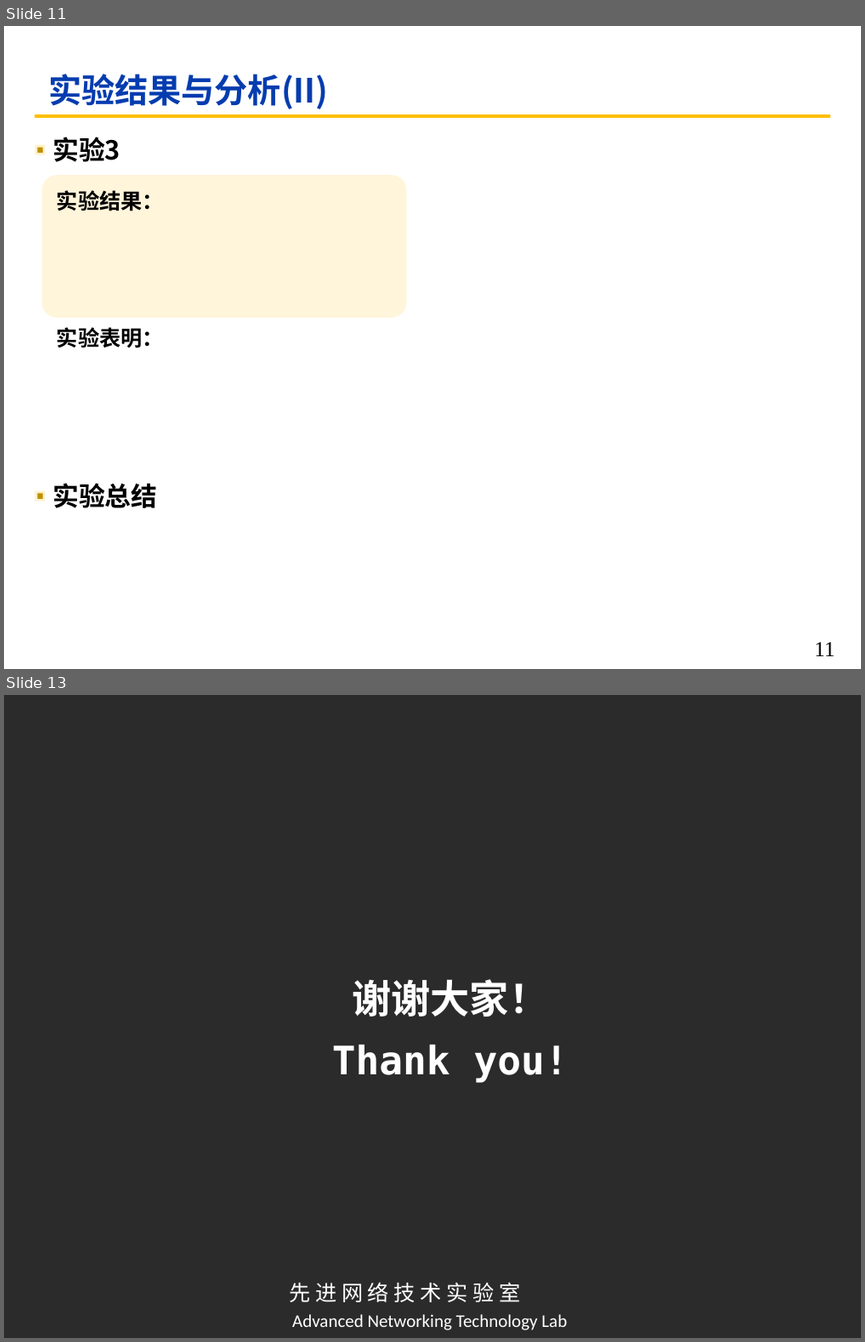
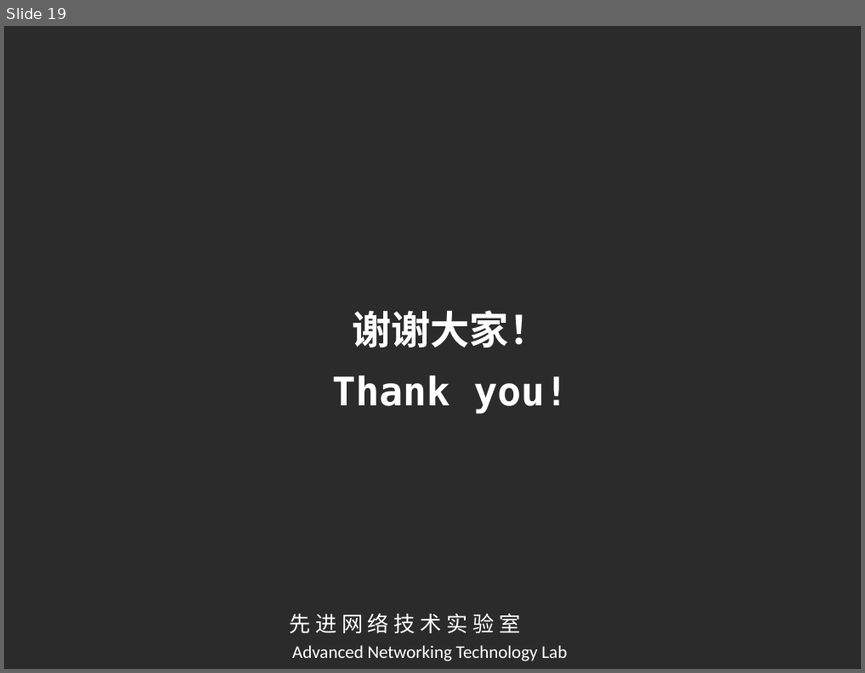
Before and after one commit to cyanbird811/ANTL_papers, a slide deck: 互联网络的设计_汇报/第二次/真正选择/第二次PPT.pptx. Shown one above the other, each under a label of ours: slides 11 and 13 before the commit, slide 19 after it; the slides between them are not shown. The pictures are 865x1342 and 865x673 pixels, drawn with LibreOffice and Linux fonts; fonts in the diff are those of the drawing; background and template pictures are left out; a plain dark background stands for a picture behind light text. Boxes give left, top, right and bottom in pixels: in the first picture for what was removed or moved away, otherwise in the second. Text is boxed around its words. In the diff, an @@ line names an element or a change of style, - is before the commit and + after.

```diff
--- a/互联网络的设计_汇报/第二次/真正选择/第二次PPT.pptx
+++ b/互联网络的设计_汇报/第二次/真正选择/第二次PPT.pptx
@@ slide 11 removed at bbox=[4, 26, 861, 669], background #FFFFFF @@
@@ title removed at bbox=[48, 74, 328, 109] @@
-实验结果与分析(II)
@@ line removed from (35, 116) to (830, 116) @@
@@ rectangle removed at bbox=[35, 145, 45, 155] @@
@@ rectangle removed at bbox=[37, 147, 42, 152] @@
@@ text removed at bbox=[52, 136, 120, 162] @@
-实验3
@@ rounded rectangle removed at bbox=[41, 175, 407, 318] @@
@@ text removed at bbox=[57, 190, 164, 211] @@
-实验结果：
@@ text removed at bbox=[57, 327, 164, 348] @@
-实验表明：
@@ text removed at bbox=[52, 482, 157, 508] @@
-实验总结
@@ rectangle removed at bbox=[35, 490, 45, 500] @@
@@ rectangle removed at bbox=[37, 493, 42, 498] @@
@@ page number removed at bbox=[814, 641, 834, 656] @@
-11
@@ what was slide 13 is now slide 19 @@
```
Also in this commit, not shown: 5 slides changed, 13 slides added, 6 other slides removed, 1 other file.
